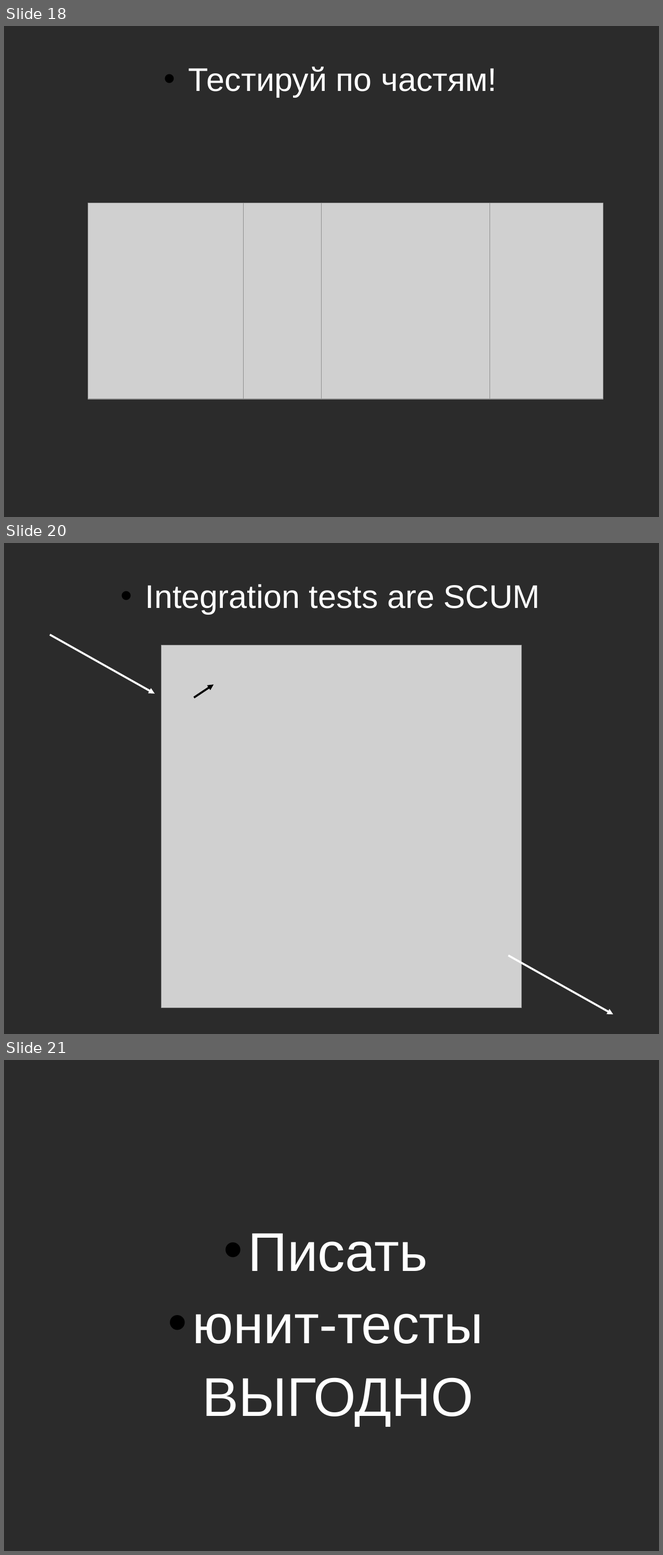
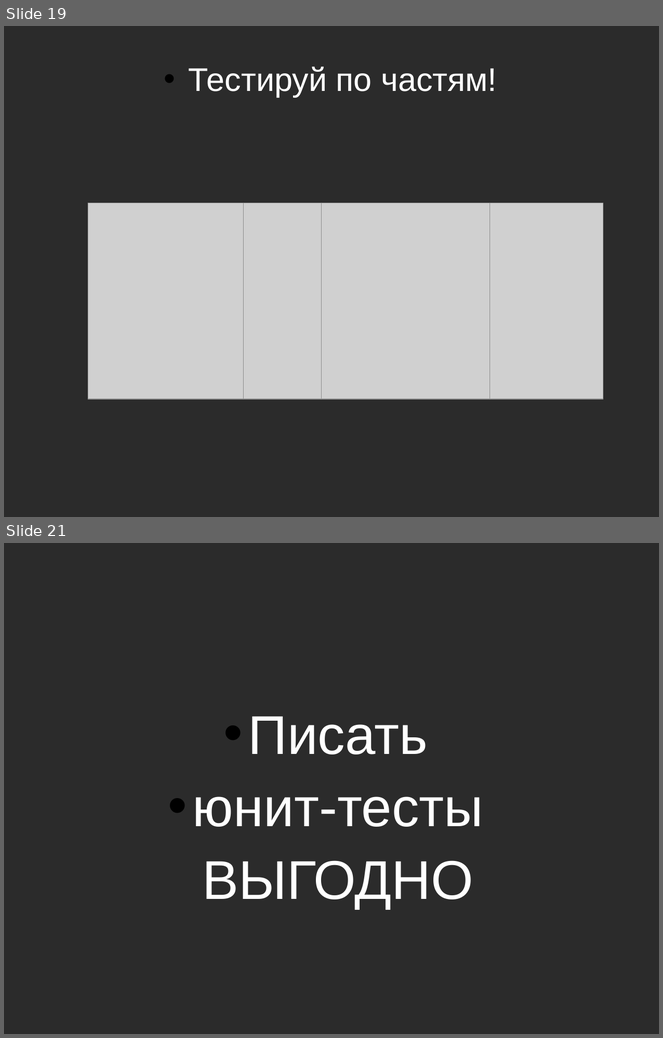
Before and after one commit to asolntsev/presentations, a slide deck: ui-tests/the_fast_and_the_continuous.seleniumcamp2014.odp. Shown one above the other, each under a label of ours: slides 18, 20 and 21 before the commit, slides 19 and 21 after it; the slides between them are not shown. The pictures are 663x1555 and 663x1038 pixels, drawn with LibreOffice and Linux fonts; fonts in the diff are those of the drawing; grey boxes stand for pictures; background and template pictures are left out; a plain dark background stands for a picture behind light text. Boxes give left, top, right and bottom in pixels: in the first picture for what was removed or moved away, otherwise in the second. Text is boxed around its words. In the diff, an @@ line names an element or a change of style, - is before the commit and + after.

```diff
--- a/ui-tests/the_fast_and_the_continuous.seleniumcamp2014.odp
+++ b/ui-tests/the_fast_and_the_continuous.seleniumcamp2014.odp
@@ slide 20 removed at (4, 543, 659, 1034), background picture (left out) @@
@@ text removed at (145, 584, 540, 614) @@
-• Integration tests are SCUM
@@ arrow removed from (50, 635) to (155, 694) @@
@@ picture removed at (161, 645, 521, 1008) @@
@@ arrow removed from (194, 697) to (214, 684) @@
@@ arrow removed from (508, 956) to (613, 1015) @@
@@ what was slide 18 is now slide 19 @@
```
Also in this commit, not shown: 6 slides changed, 22 slides added, 2 other slides removed.
